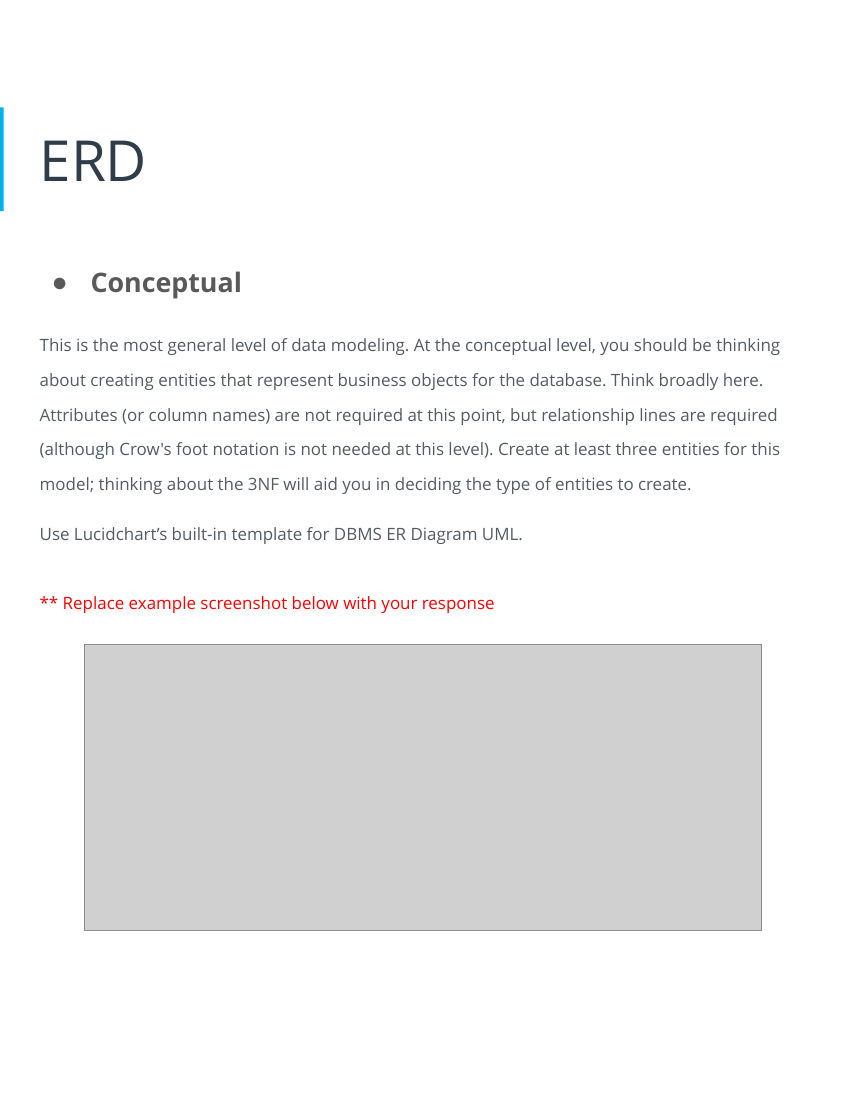
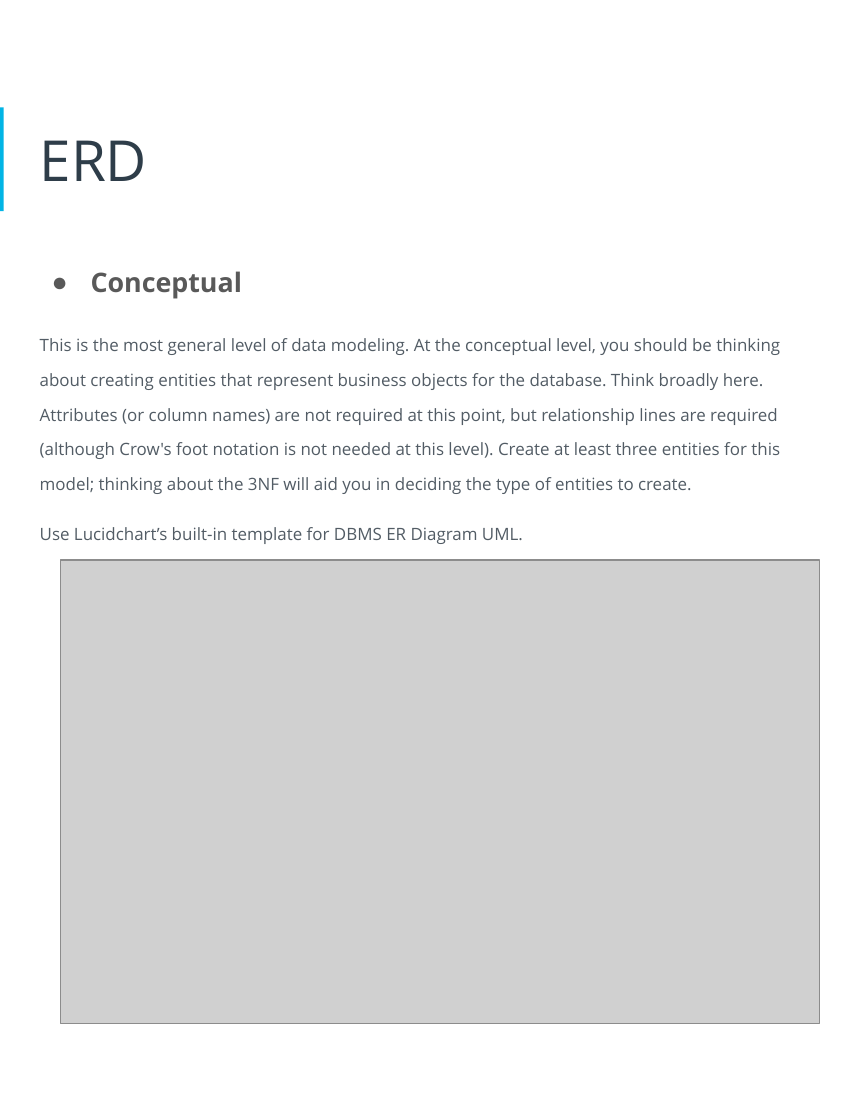
Before and after one commit to arpitsharma9/da-ud-design_hr_db, a slide deck: slide 10 of HR_Dataset_Assignment.pptx (slide 12 before the commit). Drawn at 865x1120 pixels with LibreOffice and Linux fonts; fonts in the diff are those of the drawing; grey boxes stand for pictures. Boxes give left, top, right and bottom in pixels: in the first picture for what was removed or moved away, otherwise in the second. Text is boxed around its words. In the diff, an @@ line names an element or a change of style, - is before the commit and + after.

```diff
--- a/HR_Dataset_Assignment.pptx
+++ b/HR_Dataset_Assignment.pptx
@@ picture: place and size @@
-picture at (84,644,762,930)
+picture at (61,560,820,1023)
@@ text at (63,596,495,613): paragraph removed @@
-** Replace example screenshot below with your response
```
Also in this commit, not shown: 2 other slides changed, 2 slides added, 2 slides removed, 2 other files.
